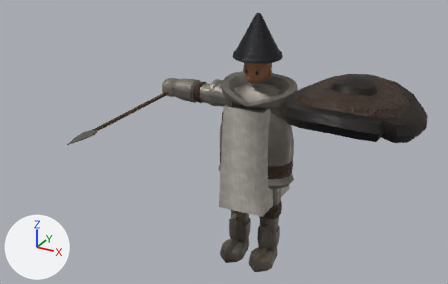
What one commit did to the glTF model csharp/Unciv.Godot/Packs/units/models/unit/Spearman.glb.
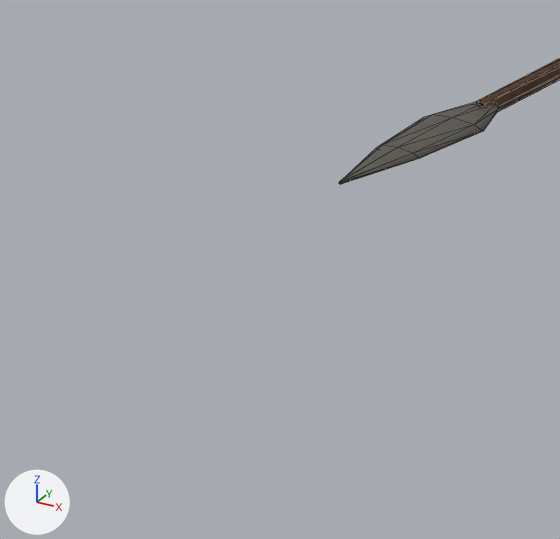
Each version appears first whole from a 50 mm camera at (0.902, -1.882, 1.402) aimed at (0.022, -0.282, 0.602), and next in a close-up on the part from 0% to 25% of the width and 38% to 75% of the height. Every picture has the same lights, and +X, +Y and +Z are marked at lower left. The last two pictures show the newer version. The close-ups show mesh edges as thin lines. Where no turn or scale is listed for an object, it has been applied to the vertices. Vertices at exactly the same position are counted once.

Script lines for the objects in view, before the commit:
```python
me_mesh_spear = bpy.data.meshes.new('Mesh_Spear')
me_mesh_spear.from_pydata(...)  # 57 vertices, 106 faces; spans x -0.024..0.024, y -0.517..0.215, z -0.007..0.007
# faces by material slot: [42, 64]
me_mesh_spear.materials.append(mat_leather)
me_mesh_spear.materials.append(mat_iron)
ob_spear = bpy.data.objects.new('Spear', me_mesh_spear)
ob_spear.location = (-0.3641, -0.0635, 0.6259)
```
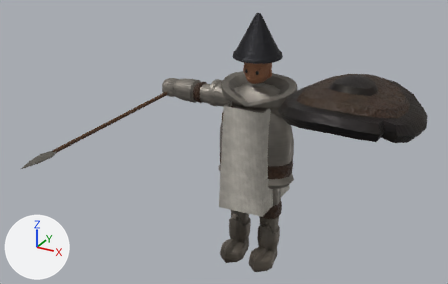
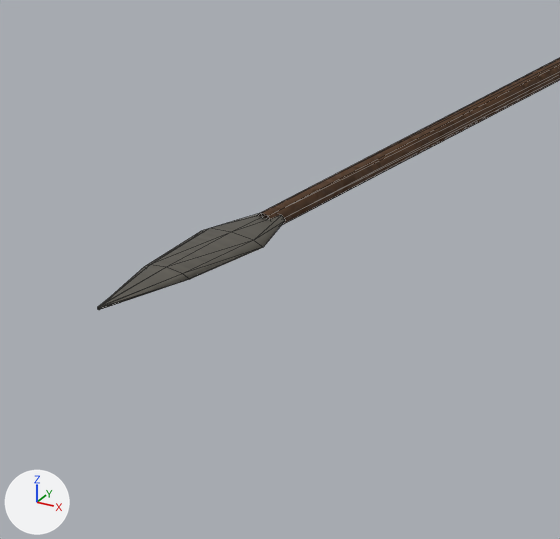
The change, as a list of edits to the scene's bpy script:
```text
Change me_mesh_spear:
    used by ob_spear; location = (-0.3641, -0.0635, 0.6259)
    remove me_mesh_spear.from_pydata(...)  # 57 vertices, 106 faces; spans x -0.024..0.024, y -0.517..0.215, z -0.007..0.007
    add me_mesh_spear.from_pydata(...)  # 57 vertices, 106 faces; spans x -0.024..0.024, y -0.711..0.215, z -0.007..0.007
    me_mesh_spear part 1: the loose piece of 23 vertices spanning x -0.006..0.007, y -0.388..0.215, z -0.007..0.007 is scaled about its middle by (1, 1.32, 1), then moved by (0.0, -0.097, 0.0)
    me_mesh_spear part 2: the loose piece of 34 vertices spanning x -0.024..0.024, y -0.517..-0.379, z -0.004..0.004 is moved by (0.0, -0.194, 0.0)
```

Location of each change, [x1, y1, x2, y2] in pixels of the close-ups (560 x 539 px; the box of a moved part takes in the faces that stretch with it):
'Spear', reshaped: before [339, 58, 560, 184]; after [97, 58, 560, 310]
part 1 of me_mesh_spear, moved or reshaped: before [474, 58, 560, 112]; after [257, 58, 560, 225]
part 2 of me_mesh_spear, moved or reshaped: before [339, 102, 500, 184]; after [97, 213, 285, 310]
